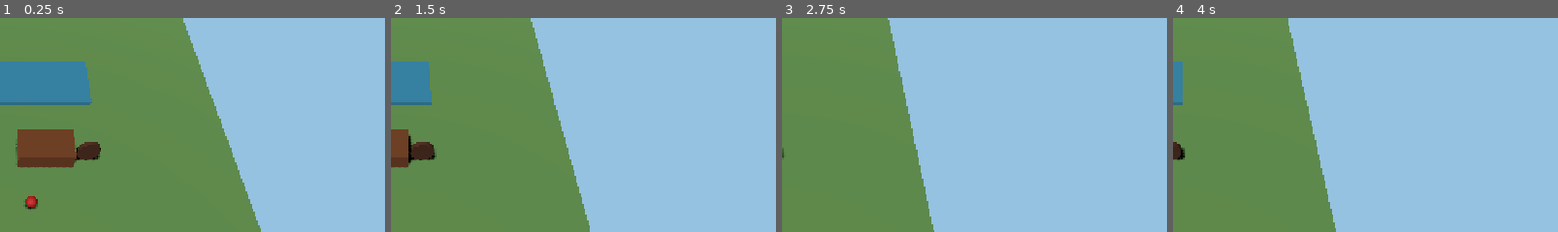
Above: before the commit, frames 1-4 (left to right).
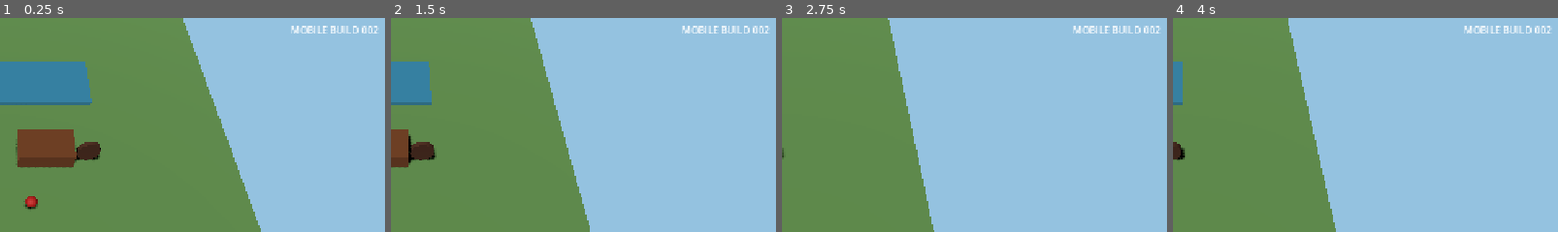
Above: after the commit, the same moments.

Repository: u2987920406-rgb/Grimoire
Game: Godot game, scene res://adventures/forgotten_valley/scenes/bootstrap.tscn
The game is run twice, just before and just after one commit, with the same random seed, the same clock (stepped at 60 frames per second) and the same inputs.
Inputs (mouse positions are % of the whole screen's width and height, from its top left):
- Up to frame 1 (0.25 s): no input
- Up to frame 2 (1.5 s): tap Enter at 0.5 s; move the mouse to (72, 46) at 0.52 s; hold D (move_right) 0.53-1.25 s; hold Q (drop_object) 0.53-1.25 s; click (72, 46) at 0.67 s; drag from (30, 56) to (45, 71) at 1.27 s
- Up to frame 3 (2.75 s): tap Space at 2 s; move the mouse to (60, 29) at 2.02 s; hold D (move_right) from 2.03 s (still down); hold F (throw_object) from 2.03 s (still down)
- Up to frame 4 (4 s): release D (move_right) at 2.75 s; release F (throw_object) at 2.75 s; drag from (45, 71) to (20, 36) at 2.77 s; tap Enter at 3.5 s; move the mouse to (81, 66) at 3.52 s; hold A (move_left) from 3.53 s (still down); hold E (interact) from 3.53 s (still down)
The pictures show only the part of the screen within x 50-100%, y 1-51%; the shares and areas given below are measured in that part.

The runs differ from the first frame. In frame 1, 0.5% of the frame differs, in the area x 75-99%, y 3-8%; in frame 2, 0.5%; in frame 3, 0.5%; in frame 4, 0.5%.

Commit message:
fix(ui): make dual joysticks unmistakable on mobile

Diff:
--- a/adventures/forgotten_valley/scenes/bootstrap.tscn
+++ b/adventures/forgotten_valley/scenes/bootstrap.tscn
@@ -248,11 +248,14 @@
 layout_mode = 0
 anchor_top = 1.0
 anchor_bottom = 1.0
-offset_left = 34.0
-offset_top = -214.0
-offset_right = 214.0
-offset_bottom = -34.0
+offset_left = 30.0
+offset_top = -250.0
+offset_right = 250.0
+offset_bottom = -30.0
 mouse_filter = 0
+z_index = 10
+radius = 82.0
+knob_radius = 34.0
 script = ExtResource("9_joystick")
 
 [node name="LookJoystick" type="Control" parent="UI/TouchControls"]
@@ -261,12 +264,52 @@
 anchor_top = 1.0
 anchor_right = 1.0
 anchor_bottom = 1.0
-offset_left = -214.0
-offset_top = -214.0
-offset_right = -34.0
-offset_bottom = -34.0
+offset_left = -250.0
+offset_top = -250.0
+offset_right = -30.0
+offset_bottom = -30.0
 mouse_filter = 0
+z_index = 10
+radius = 82.0
+knob_radius = 34.0
 script = ExtResource("9_joystick")
+
+[node name="MoveLabel" type="Label" parent="UI/TouchControls"]
+layout_mode = 0
+anchor_top = 1.0
+anchor_bottom = 1.0
+offset_left = 52.0
+offset_top = -286.0
+offset_right = 228.0
+offset_bottom = -252.0
+text = "DÉPLACEMENT"
+horizontal_alignment = 1
+theme_override_font_sizes/font_size = 18
+z_index = 11
+
+[node name="LookLabel" type="Label" parent="UI/TouchControls"]
+layout_mode = 0
+anchor_left = 1.0
+anchor_top = 1.0
+anchor_right = 1.0
+anchor_bottom = 1.0
+offset_left = -228.0
+offset_top = -286.0
+offset_right = -52.0
+offset_bottom = -252.0
+text = "CAMÉRA"
+horizontal_alignment = 1
+theme_override_font_sizes/font_size = 18
+z_index = 11
+
+[node name="BuildBadge" type="Label" parent="UI"]
+offset_left = 1040.0
+offset_top = 18.0
+offset_right = 1260.0
+offset_bottom = 54.0
+text = "MOBILE BUILD 002"
+horizontal_alignment = 2
+theme_override_font_sizes/font_size = 16
 
 [node name="InteractButton" type="Button" parent="UI/TouchControls"]
 layout_mode = 0
